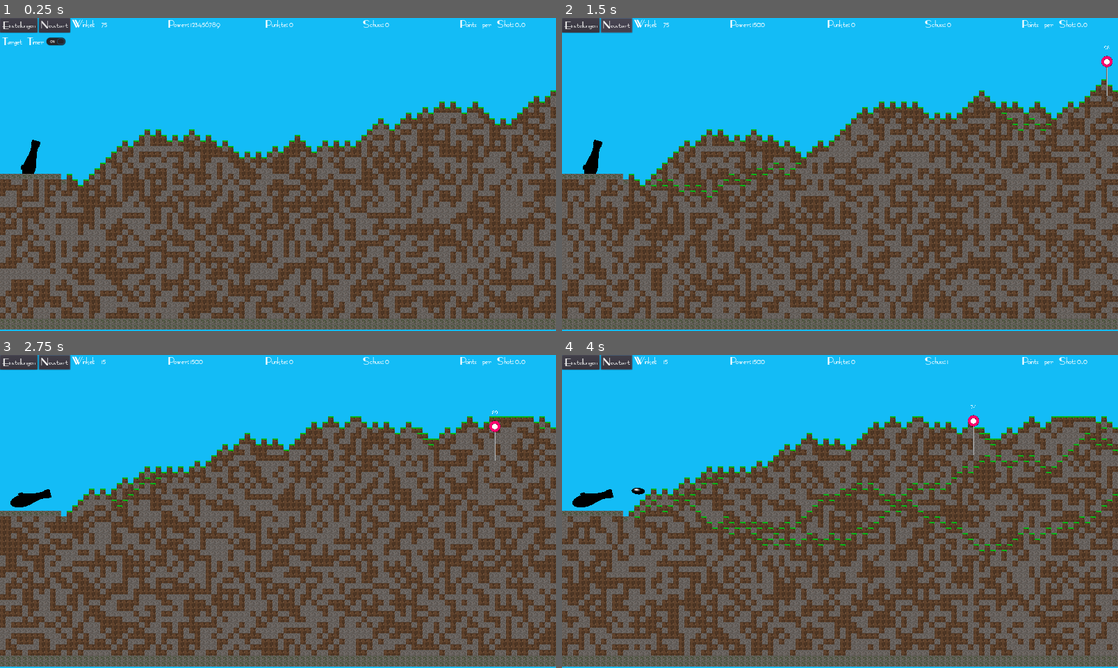
Above: before the commit, frames 1-4 (two rows, left to right).
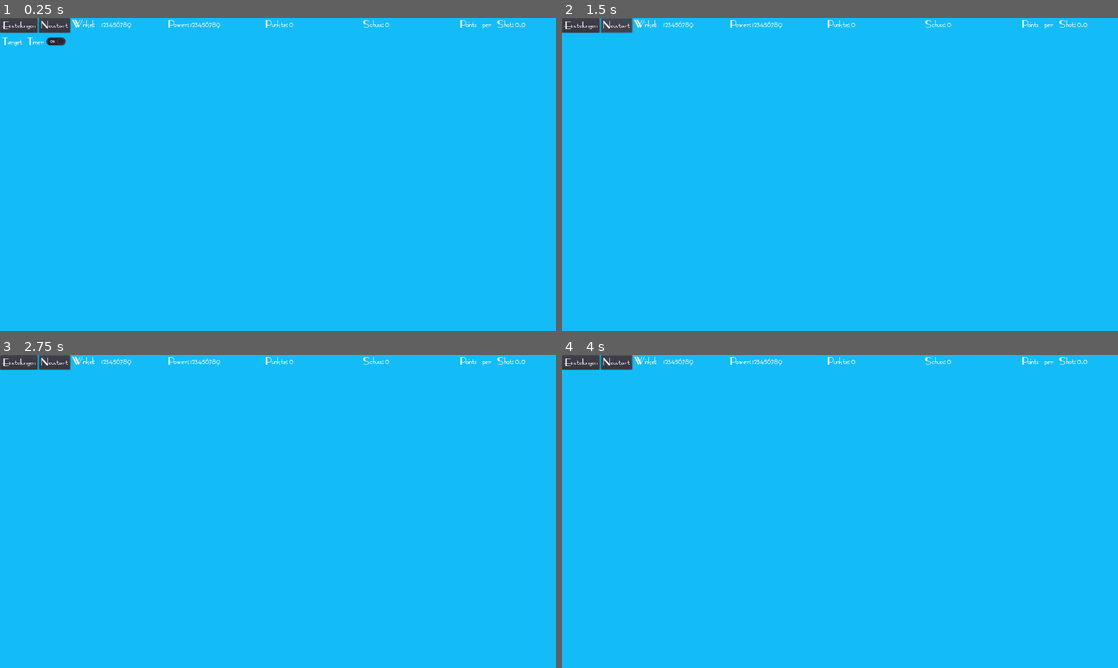
Above: after the commit, the same moments.

Repository: Coding-4Fun/Just4Fun_Mini_Shootergame
Game: Godot game, scene res://MainGame.tscn
Two runs of this game, one before a commit and one after it. Both use one fixed random seed, a clock stepped at 60 frames per second and the inputs below.
Inputs (mouse positions are in pixels of both pictures, inside the frame that each line leads up to):
- Up to frame 1 (0.25 s): no input
- Up to frame 2 (1.5 s): click "Einstellungen" at 0.5 s; click "Neustart" at 1.25 s
- Up to frame 3 (2.75 s): tap Enter at 2 s; move the mouse to (400, 495) at 2.02 s; hold Right (ui_right) from 2.03 s (still down); tap Mouse wheel down (cannon_power_minus) at 2.1 s
- Up to frame 4 (4 s): tap Space (cannon_shoot) at 2.75, 3.6 s; move the mouse to (728, 527) at 2.77 s; release Right (ui_right) at 2.78 s; hold Down (ui_down) 2.78-3.53 s; tap Mouse wheel up (cannon_power_plus) at 2.85 s; move the mouse to (895, 442) at 3.52 s; hold Right (ui_right) from 3.53 s (still down)

The runs differ from the first frame. In frame 1, 61% of the frame differs, in the area x 0-100%, y 1-100%; in frame 2, 64%; in frame 3, 69%; in frame 4, 69%.
Error after the commit: Invalid call. Nonexistent function 'generate_world' in base 'Node2D (Chunk.gd)'. (res://MainGame.gd:48)

Commit message:
Chg: Warnung für Type conversion ignoriert Chg: Enable collision aller GRAS Blocks Ren: func zum World generieren prep: func zum generieren einer Karte per TileMap

Diff:
--- a/Terrain/Chunk/Chunk.gd
+++ b/Terrain/Chunk/Chunk.gd
@@ -46,6 +46,7 @@
 func _ready() -> void:
 	world_tiles_x = screensize.x / tile_width
 	screenratio = screensize.x / screensize.y
+# warning-ignore:narrowing_conversion
 	world_tiles_y = round(world_tiles_x / screenratio)
 	min_terrain_height = world_tiles_y - mod
 	max_terrain_height = mod
@@ -61,7 +62,11 @@
 #	pass
 
 
-func generate_world() -> void:
+func generate_world_tilemap_base() -> void:
+	pass
+
+
+func generate_world_block_base() -> void:
 	randomize()
 	current_displacement = displacement
 	for x in world_tiles_x:
@@ -69,6 +74,7 @@
 			current_displacement = displacement
 		for y in world_tiles_y:
 #			Überspringen
+#			if y < current_displacement:
 			if y < current_displacement:
 				continue
 			var new_block = block.instance()
@@ -82,6 +88,7 @@
 			if x > mod and y == current_displacement:
 				new_block.block_type = 0
 				points.append(Vector2(x*tile_width, y*tile_height))
+#				new_block.enable_BlockCollision()
 
 #			Midearth
 			elif y > current_displacement and y < world_tiles_y-2:
@@ -95,7 +102,9 @@
 
 			new_block.resize_BlockSize(blocscale)
 			add_child(new_block)
-		current_displacement = current_displacement + pow(-1.0, randi() % 2)
+			if new_block.block_type == block_types.GRAS:
+				new_block.enable_BlockCollision()
+		current_displacement = current_displacement + sign(rand_range(-1, 2))# pow(-1.0, randi() % 2)
 		if current_displacement < max_terrain_height:
 			current_displacement += 1
 		if current_displacement > min_terrain_height:
